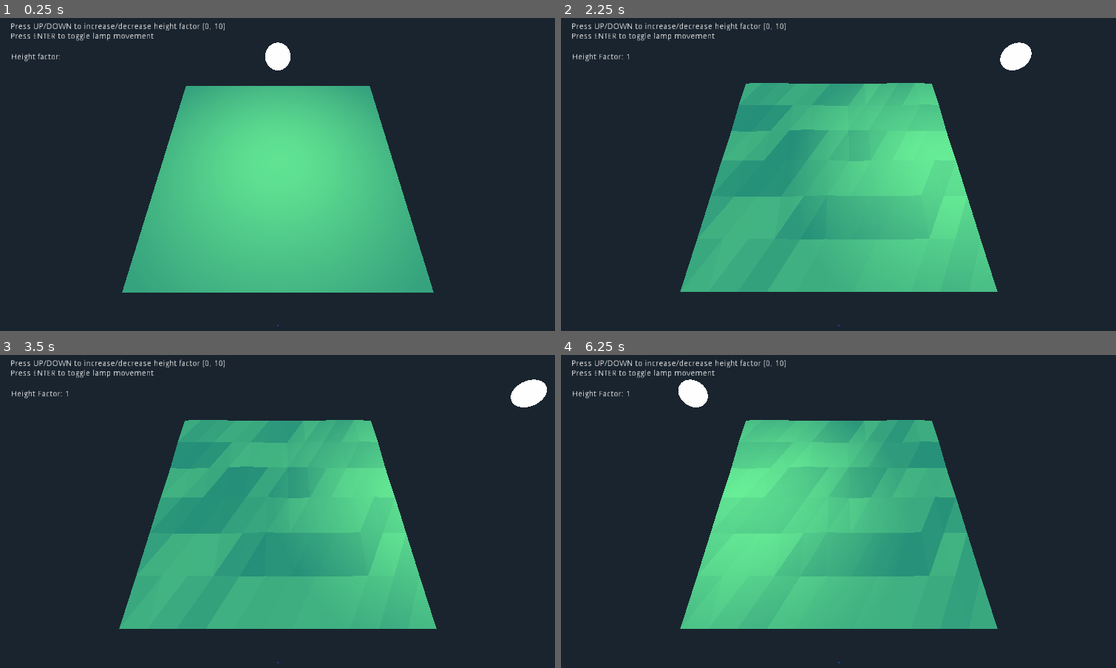
Above: before the commit, frames 1-4 (two rows, left to right).
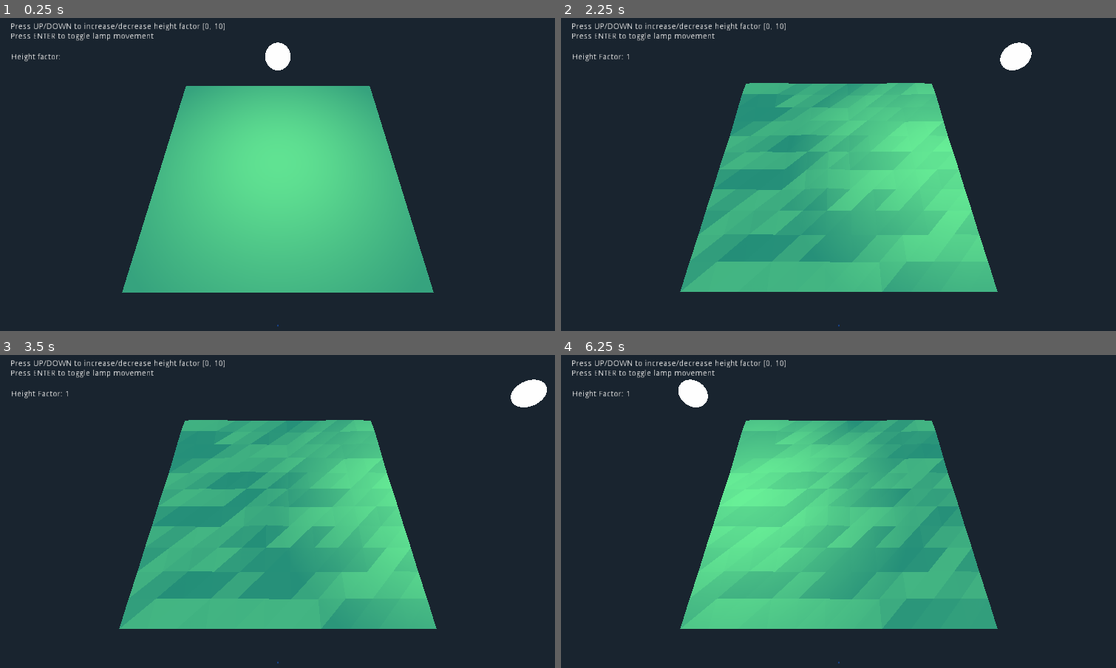
Above: after the commit, the same moments.

Repository: ArthurCauchy/sand
Game: Godot game, scene res://Main.tscn
Same seed, same stepped clock (60 frames per second), same inputs: the game is played once before the commit and once after it.
Inputs:
- Up to frame 1 (0.25 s): no input
- Up to frame 2 (2.25 s): tap Enter (ui_accept) at 0.5, 0.77, 1.25, 1.52, 2 s; hold Up (ui_up) 0.53-1.28 s; hold Down (ui_down) 1.28-2.03 s; hold Up (ui_up) from 2.03 s (still down)
- Up to frame 3 (3.5 s): keep holding Up (ui_up); tap Enter (ui_accept) at 2.75, 3.02 s
- Up to frame 4 (6.25 s): tap Enter (ui_accept) at 3.5, 3.77, 4.25, 4.52, 6.02 s; release Up (ui_up) at 3.53 s; hold Down (ui_down) 3.53-5.78 s; hold Up (ui_up) from 5.78 s (still down)

The runs differ from the first frame. In frame 1, less than 0.1% of the frame differs, in the area x 32-68%, y 24-25%; in frame 2, 2.4%; in frame 3, 2.8%, in the area x 22-79%, y 22-88%; in frame 4, 2.2%.

Commit message:
Change mesh subdivide

Diff:
--- a/Main.tscn
+++ b/Main.tscn
@@ -8,13 +8,13 @@
 
 size = Vector2( 30, 30 )
 subdivide_width = 10
-subdivide_depth = 5
+subdivide_depth = 10
 
 [sub_resource type="ShaderMaterial" id=2]
 
 render_priority = 0
 shader = ExtResource( 2 )
-shader_param/height_range = null
+shader_param/height_range = 0
 shader_param/tex = ExtResource( 3 )
 _sections_unfolded = [ "shader_param" ]
 
